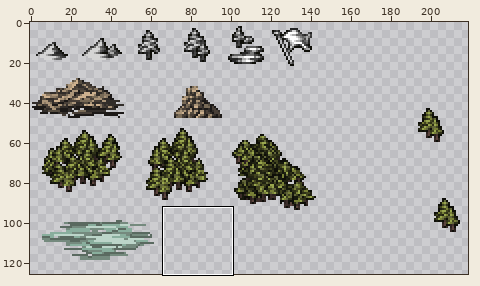
One commit to this sprite sheet: content/WorldMap/worldmap.doodads.00.png. The picture above shows the old version from afar; the outline marks the close-up.
Close-up. As it was:
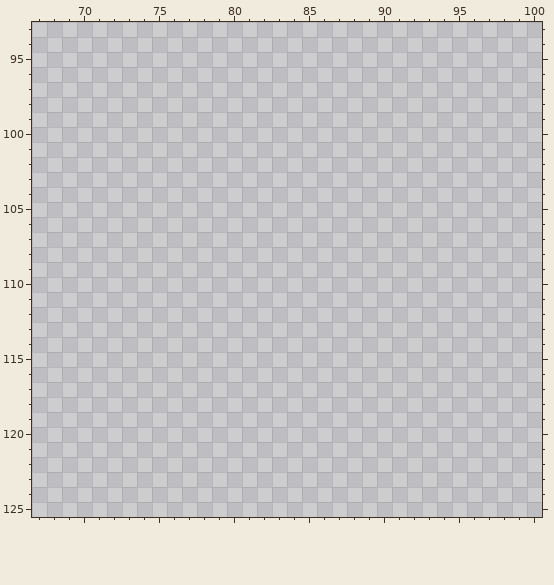
The file is 256x256 pixels. Colours within 5 levels of each other are drawn and written as one. Shown: x 67..100, y 93..125. The wide view leaves out empty margins.
New version:
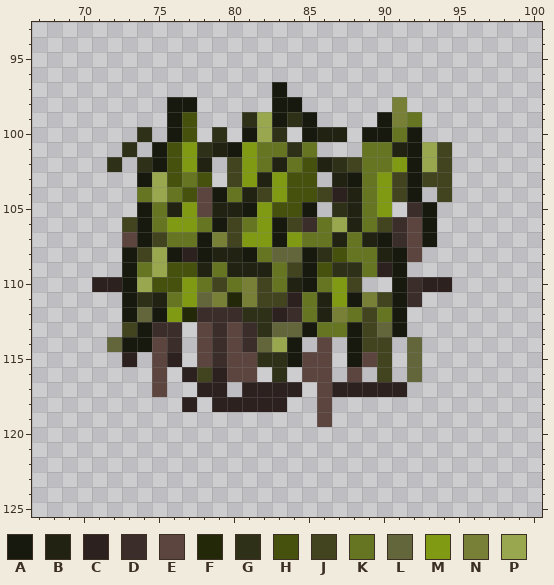
Palette (. is transparent): A #17190e  B #212212  C #2c211f  D #3b2d29  E #5c453e  F #232809  G #2e3017  H #45510d  J #41441f  K #657522  L #62663a  M #809a13  N #788037  P #99a74f
What changed:
Changed rows in their new state; - is an unchanged pixel.
first column x 71:
 97 ------------A-----------
 98 -----AA-----AA------N---
 99 -----AH---GPAGA----ANK--
100 ---G-AH-G-APG-ABB-AAKA--
101 --G-AHMGBAMKKGK---KKBAPJ
102 -G-GAHMB-JMKBKHBGJKKMAPJ
103 ---APHKH-JMBMHH-BAKMJAJJ
104 ---KPKHEAKBJMHHJCBKMJA-J
105 ---AKBMEBBAMHHA-GBKM-DA-
106 --JAKMMKAJKMAJDKPBKJDEA-
107 --EAJKKANJMMAMKKBKBADEA-
108 --AJPACABBAKLLAGHKKBAE--
109 --AKPHHBKBBBKJAHGGKCA---
110 CCAPHHMKJKNJKBAKMJ--ADCC
111 --AGBKMLNFNJJCKBMANJAD--
112 --ALAMFDDDGGCDKBNKJKA---
113 --JADD-EDEDGLLAKKAJLA---
114 -LAAED-EDEDLPA-E-AJJ-L--
115 --C-EC-EDEEGGAEE-AEJ-L--
116 ----E-CJCEE-G-EE-E-J-L--
117 ----E--CC-CCCC-ECCCCC---
118 ------C-CCCCC--E--------
119 ---------------E--------
Where, in picture pixels (left, top, right, bottom), the same in both close-ups:
added: (92, 82, 452, 427)
